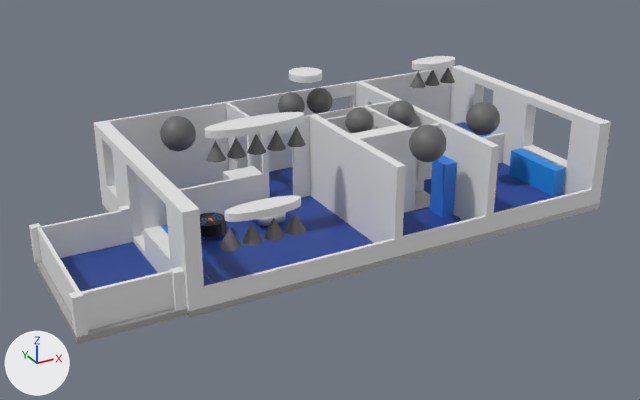
One commit to the glTF model 3d_models/home.gltf: the scene before it, then after it.
Both versions are drawn from a camera (50 mm lens) standing at (-12.45, -20.48, 10.57) and looking at (-1.47, -0.5, 0.58). Lighting does not change. The marker at lower left points along +X, +Y and +Z. Where no turn or scale is listed for an object, it has been applied to the vertices.
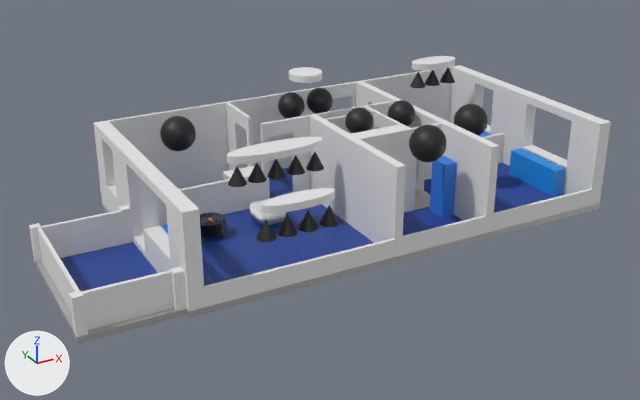
Location of each change, (x1, y1, x2, y2) in pixels of the pictures (640 x 400 px):
```json
{"object": "Livingroom Center Light Group", "change": "moved", "before": [205, 112, 304, 138], "after": [227, 137, 323, 164]}
{"object": "Livingroom Malms Light Group", "change": "moved", "before": [224, 195, 301, 222], "after": [261, 188, 335, 214]}
{"object": "Office Bulb", "change": "recoloured, moved", "before": [466, 102, 500, 136], "after": [453, 104, 488, 136]}
{"object": "Bathroom", "change": "recoloured", "before": [409, 125, 447, 162], "after": [409, 125, 447, 162], "on screen": "grey to black"}
{"object": "Kitchen", "change": "recoloured", "before": [160, 116, 196, 151], "after": [160, 116, 196, 151], "on screen": "grey to black"}
{"object": "Toilet Bulb", "change": "recoloured", "before": [345, 107, 373, 133], "after": [345, 107, 373, 133], "on screen": "grey to black"}
{"object": "malms 1 Frame", "change": "recoloured, moved", "before": [220, 228, 241, 251], "after": [256, 220, 277, 242]}
{"object": "Hallway Light 1 Frame", "change": "recoloured", "before": [278, 92, 305, 119], "after": [278, 92, 305, 119], "on screen": "grey to black"}
{"object": "malms 2 Frame", "change": "recoloured, moved", "before": [242, 222, 263, 246], "after": [277, 215, 298, 237]}
{"object": "Hallway Light 2 Frame", "change": "recoloured", "before": [306, 88, 333, 114], "after": [306, 88, 333, 114], "on screen": "grey to black"}
{"object": "malms 3 Frame", "change": "recoloured, moved", "before": [264, 218, 284, 240], "after": [298, 210, 318, 232]}
{"object": "malms 4 Frame", "change": "recoloured, moved", "before": [286, 212, 306, 235], "after": [319, 205, 339, 227]}
{"object": "Corridor", "change": "recoloured", "before": [388, 100, 415, 126], "after": [388, 100, 415, 126], "on screen": "grey to black"}
{"object": "LivingTop5", "change": "recoloured, moved", "before": [206, 141, 226, 163], "after": [228, 166, 247, 187]}
{"object": "LivingTop4", "change": "recoloured, moved", "before": [227, 138, 246, 159], "after": [248, 163, 267, 183]}
{"object": "LivingTop3", "change": "recoloured, moved", "before": [247, 134, 266, 155], "after": [267, 159, 286, 179]}
{"object": "LivingTop2", "change": "recoloured, moved", "before": [267, 130, 286, 151], "after": [287, 155, 305, 175]}
{"object": "LivingTop1", "change": "recoloured, moved", "before": [287, 127, 306, 147], "after": [306, 152, 324, 171]}
{"object": "Malm Frame", "change": "recoloured", "before": [410, 72, 425, 88], "after": [410, 72, 425, 88]}
```

Edits to the scene script, one JSON object a line:
```json
{"op": "set", "path": "mat_malm_light_material.base_color", "old": "(0.144, 0.144, 0.147)", "new": "(0.0137, 0.0137, 0.0144)", "note": "dark grey #6a6a6b -> black #1f1f20"}
{"op": "set", "path": "mat_hallway_light_1_material.base_color", "old": "(0.144, 0.144, 0.147)", "new": "(0.0137, 0.0137, 0.0144)", "note": "dark grey #6a6a6b -> black #1f1f20"}
{"op": "set", "path": "mat_hallway_light_2_material.base_color", "old": "(0.144, 0.144, 0.147)", "new": "(0.0137, 0.0137, 0.0144)", "note": "dark grey #6a6a6b -> black #1f1f20"}
{"op": "set", "path": "mat_livingtop1_material.base_color", "old": "(0.144, 0.144, 0.147)", "new": "(0.0137, 0.0137, 0.0144)", "note": "dark grey #6a6a6b -> black #1f1f20"}
{"op": "set", "path": "mat_livingtop2_material.base_color", "old": "(0.144, 0.144, 0.147)", "new": "(0.0137, 0.0137, 0.0144)", "note": "dark grey #6a6a6b -> black #1f1f20"}
{"op": "set", "path": "mat_livingtop3_material.base_color", "old": "(0.144, 0.144, 0.147)", "new": "(0.0137, 0.0137, 0.0144)", "note": "dark grey #6a6a6b -> black #1f1f20"}
{"op": "set", "path": "mat_livingtop4_material.base_color", "old": "(0.144, 0.144, 0.147)", "new": "(0.0137, 0.0137, 0.0144)", "note": "dark grey #6a6a6b -> black #1f1f20"}
{"op": "set", "path": "mat_livingtop5_material.base_color", "old": "(0.144, 0.144, 0.147)", "new": "(0.0137, 0.0137, 0.0144)", "note": "dark grey #6a6a6b -> black #1f1f20"}
{"op": "set", "path": "mat_malms_1_mesh_mat.base_color", "old": "(0.144, 0.144, 0.147)", "new": "(0.0137, 0.0137, 0.0144)", "note": "dark grey #6a6a6b -> black #1f1f20"}
{"op": "set", "path": "mat_malms_2_mesh_mat.base_color", "old": "(0.144, 0.144, 0.147)", "new": "(0.0137, 0.0137, 0.0144)", "note": "dark grey #6a6a6b -> black #1f1f20"}
{"op": "set", "path": "mat_malms_3_mesh_mat.base_color", "old": "(0.144, 0.144, 0.147)", "new": "(0.0137, 0.0137, 0.0144)", "note": "dark grey #6a6a6b -> black #1f1f20"}
{"op": "set", "path": "mat_malms_4_mesh_mat.base_color", "old": "(0.144, 0.144, 0.147)", "new": "(0.0137, 0.0137, 0.0144)", "note": "dark grey #6a6a6b -> black #1f1f20"}
{"op": "set", "path": "mat_bathroom_bulb_material.base_color", "old": "(0.144, 0.144, 0.147)", "new": "(0.014, 0.014, 0.0142)", "note": "dark grey #6a6a6b -> black #1f1f20"}
{"op": "set", "path": "mat_corridor_bulb_mesh_material.base_color", "old": "(0.144, 0.144, 0.147)", "new": "(0.0137, 0.0137, 0.0144)", "note": "dark grey #6a6a6b -> black #1f1f20"}
{"op": "set", "path": "mat_kitchen_bulb_mesh_material.base_color", "old": "(0.144, 0.144, 0.147)", "new": "(0.0137, 0.0137, 0.0144)", "note": "dark grey #6a6a6b -> black #1f1f20"}
{"op": "set", "path": "mat_office_bulb_mat.base_color", "old": "(0.144, 0.144, 0.147)", "new": "(0.0137, 0.0137, 0.0144)", "note": "dark grey #6a6a6b -> black #1f1f20"}
{"op": "set", "path": "mat_toilet_bulb_mat.base_color", "old": "(0.144, 0.144, 0.147)", "new": "(0.0137, 0.0137, 0.0144)", "note": "dark grey #6a6a6b -> black #1f1f20"}
{"op": "set", "path": "ob_livingroom_center_light_group.location", "old": "(-3.41, -0.59, 3.14)", "new": "(-2.85, -0.59, 2.35)"}
{"op": "set", "path": "ob_livingroom_malms_light_group.location", "old": "(-4.32, -2.89, 1.88)", "new": "(-3.37, -2.89, 1.88)"}
{"op": "set", "path": "ob_office_bulb.location", "old": "(3.89, -0.81, 2.2)", "new": "(3.43, -0.81, 2.2)"}
```
